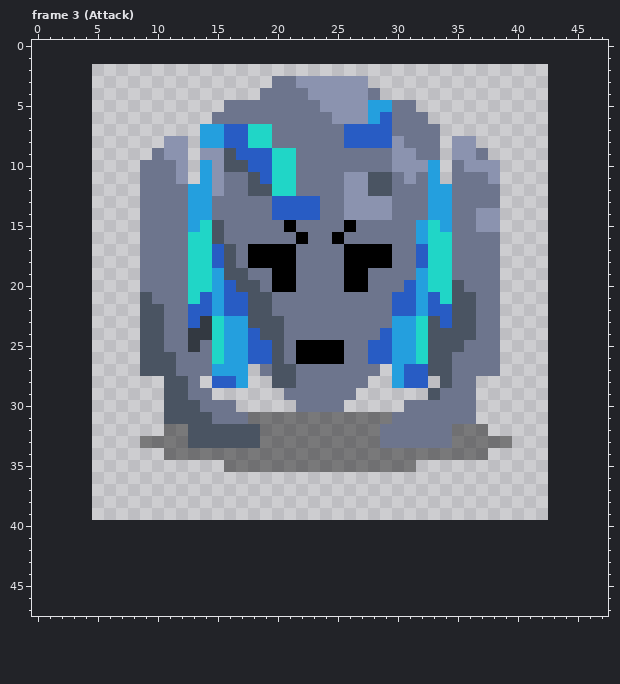
One commit to this pixel-art file: GEODE/Assets/Sprites/Characters/Rocky/BlueRocky.aseprite. The first picture shows the starting point.
38x38 pixels, 19 frames. Shown: frame 3 (Attack). The old version is drawn lined up with the new one, on the new canvas. The commit also changed other frames, which this record leaves out.
The same view after the edit:
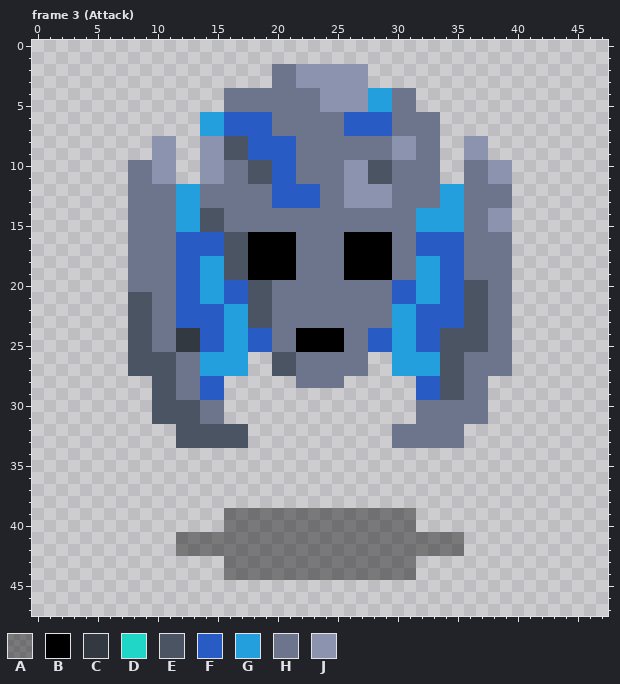
Palette (. is transparent): A #00000069  B #000000  C #333941  D #20d6c7  E #4a5462  F #285cc4  G #249fde  H #6d758d  J #8b93af
Change:
canvas 38x38 -> 48x48, the old top-left corner now at 5,2
--- frame 3 (Attack)
@@ x 0..47 @@
  1 ................................................
- 2 ................................................
+ 2 ....................HHJJJJJJ....................
  3 ....................HHJJJJJJ....................
- 4 ...................HHHHJJJJJH...................
+ 4 ................HHHHHHHHJJJJGGHH................
  5 ................HHHHHHHHJJJJGGHH................
- 6 ...............HHHHHHHHHHJJJGFHHH...............
- 7 ..............GGFFDDHHHHHHFFFFHHHH..............
- 8 ...........JJ.GGFFDDHHHHHHFFFFJHHH.JJ...........
- 9 ..........HJJ.JJEFFFDDHHHHHHHHJJHH.JJH..........
-10 .........HHHJ.GJEEFFDDHHHHHHHHJJJG.HJJJ.........
-11 .........HHHJ.GJHHEFDDHHHHJJEEHJHG.HHHJ.........
-12 .........HHHHGGJHHEEDDHHHHJJEEHHHGGHHHH.........
-13 .........HHHHGGHHHHHFFFFHHJJJJHHHGGHHHH.........
-14 .........HHHHGGHHHHHFFFFHHJJJJHHHGGHHJJ.........
-15 .........HHHHGDEHHHHHBHHHHBHHHHHGDGHHJJ.........
-16 .........HHHHDDEHHHHHHBHHBHHHHHHGDDHHHH.........
-17 .........HHHHDDFEHBBBBHHHHBBBBHHFDDHHHH.........
-18 .........HHHHDDFEHBBBBHHHHBBBBHHFDDHHHH.........
-19 .........HHHHDDGEEHHBBHHHHBBHHHHGDDHHHH.........
-20 .........HHHHDDGFEEHBBHHHHBBHHHFGDDEHHH.........
-21 .........EHHHDFGFFEEHHHHHHHHHHFFGFDEEHH.........
-22 .........EEHHFFGFFEEHHHHHHHHHHFFGFFEEHH.........
-23 .........EEHHFCDGGEEEHHHHHHHHHGGDEFEEHH.........
-24 .........EEHHCCDGGFEEHHHHHHHHFGGDEEEEHH.........
-25 .........EEHHCHDGGFFEHBBBBHHFFGGDEEEHHH.........
-26 .........EEEHHHDGGFFEHBBBBHHFFGGDEEHHHH.........
-27 .........EEEHHHGGG.HEEHHHHHHH.GFFEEHHHH.........
-28 ...........EEH.FFG..EEHHHHHH..GFF.EHH...........
-29 ...........EEHH......HHHHHH......EHHH...........
-30 ...........EEEHHH.....HHHH.....HHHHHH...........
-31 ...........EEEEHHHAAAAAAAAAAAAHHHHHHH...........
-32 ...........AAEEEEEEAAAAAAAAAAHHHHHHAAA..........
-33 .........AAAAEEEEEEAAAAAAAAAAHHHHHHAAAAA........
-34 ...........AAAAAAAAAAAAAAAAAAAAAAAAAAA..........
-35 ................AAAAAAAAAAAAAAAA................
+ 6 ..............GGFFFFHHHHHHFFFFHHHH..............
+ 7 ..............GGFFFFHHHHHHFFFFHHHH..............
+ 8 ..........JJ..JJEEFFFFHHHHHHHHJJHH..JJ..........
+ 9 ..........JJ..JJEEFFFFHHHHHHHHJJHH..JJ..........
+10 ........HHJJ..JJHHEEFFHHHHJJEEHHHH..HHJJ........
+11 ........HHJJ..JJHHEEFFHHHHJJEEHHHH..HHJJ........
+12 ........HHHHGGHHHHHHFFFFHHJJJJHHHHGGHHHH........
+13 ........HHHHGGHHHHHHFFFFHHJJJJHHHHGGHHHH........
+14 ........HHHHGGEEHHHHHHHHHHHHHHHHGGGGHHJJ........
+15 ........HHHHGGEEHHHHHHHHHHHHHHHHGGGGHHJJ........
+16 ........HHHHFFFFEEBBBBHHHHBBBBHHFFFFHHHH........
+17 ........HHHHFFFFEEBBBBHHHHBBBBHHFFFFHHHH........
+18 ........HHHHFFGGEEBBBBHHHHBBBBHHGGFFHHHH........
+19 ........HHHHFFGGEEBBBBHHHHBBBBHHGGFFHHHH........
+20 ........HHHHFFGGFFEEHHHHHHHHHHFFGGFFEEHH........
+21 ........EEHHFFGGFFEEHHHHHHHHHHFFGGFFEEHH........
+22 ........EEHHFFFFGGEEHHHHHHHHHHGGFFFFEEHH........
+23 ........EEHHFFFFGGEEHHHHHHHHHHGGFFFFEEHH........
+24 ........EEHHCCFFGGFFHHBBBBHHFFGGFFEEEEHH........
+25 ........EEHHCCFFGGFFHHBBBBHHFFGGFFEEEEHH........
+26 ........EEEEHHGGGG..EEHHHHHH..GGGGEEHHHH........
+27 ........EEEEHHGGGG..EEHHHHHH..GGGGEEHHHH........
+28 ..........EEHHFF......HHHH......FFEEHH..........
+29 ..........EEHHFF................FFEEHH..........
+30 ..........EEEEHH................HHHHHH..........
+31 ..........EEEEHH................HHHHHH..........
+32 ............EEEEEE............HHHHHH............
+33 ............EEEEEE............HHHHHH............
+34 ................................................
+35 ................................................
 36 ................................................
@@ x 10..37 @@
 38 ............................
-39 ............................
-40 ............................
-41 ............................
-42 ............................
-43 ............................
-44 ............................
+39 ......AAAAAAAAAAAAAAAA......
+40 ......AAAAAAAAAAAAAAAA......
+41 ..AAAAAAAAAAAAAAAAAAAAAAAA..
+42 ..AAAAAAAAAAAAAAAAAAAAAAAA..
+43 ......AAAAAAAAAAAAAAAA......
+44 ......AAAAAAAAAAAAAAAA......
 45 ............................
Where, in picture pixels (left, top, right, bottom), the same in both pictures:
changed: (128, 64, 512, 472)
added: (176, 508, 464, 580)
